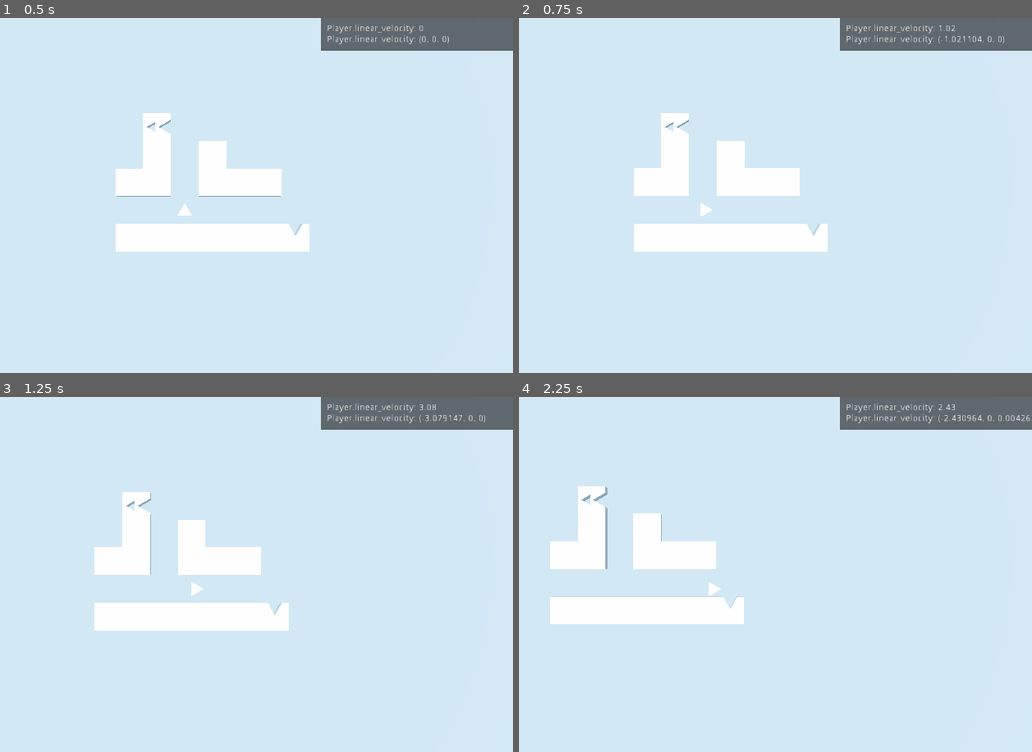
Above: before the commit, frames 1-4 (two rows, left to right).
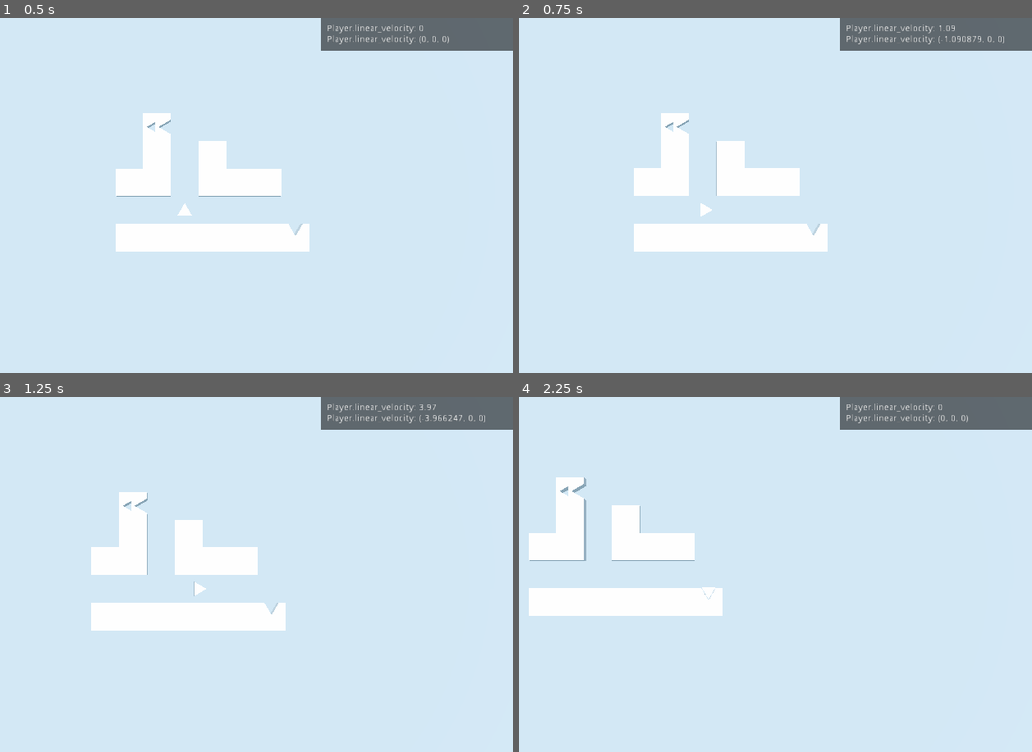
Above: after the commit, the same moments.

Repository: winston-yallow/primitives
Game: Godot game, scene res://levels/00_Test.tscn
Two runs of this game, one before a commit and one after it. Both use one fixed random seed, a clock stepped at 60 frames per second and the inputs below.
Inputs:
- Up to frame 1 (0.5 s): no input
- Up to frame 2 (0.75 s): tap Enter at 0.5 s; hold D (game_right) from 0.53 s (still down); hold Space (reappear) from 0.53 s (still down)
- Up to frame 3 (1.25 s): keep holding D (game_right); keep holding Space (reappear)
- Up to frame 4 (2.25 s): release D (game_right) at 1.28 s; release Space (reappear) at 1.28 s; hold S (game_backward) 1.28-2.03 s; tap Backspace at 1.35 s; hold D (game_right) from 2.03 s (still down); hold Space (reappear) from 2.03 s (still down)

Frame 1 is identical in both runs. In frame 2, less than 0.1% of the frame differs, in the area x 28-91%, y 2-60%; in frame 3, 0.8%; in frame 4, 6.5%, in the area x 1-100%, y 2-64%.

Commit message:
Adjust player collider for smooth collisions

Diff:
--- a/game/player/Player.tscn
+++ b/game/player/Player.tscn
@@ -7,7 +7,8 @@
 friction = 0.0
 
 [sub_resource type="CylinderShape" id=4]
-radius = 0.278196
+margin = 0.004
+radius = 0.224479
 height = 0.2
 
 [sub_resource type="SphereShape" id=3]
@@ -20,7 +21,6 @@
 axis_lock_angular_x = true
 axis_lock_angular_y = true
 axis_lock_angular_z = true
-linear_damp = 0.8
 angular_damp = 0.8
 script = ExtResource( 2 )
 
@@ -30,7 +30,7 @@
 material/0 = null
 
 [node name="CollisionShape" type="CollisionShape" parent="."]
-transform = Transform( -1, 0, -8.74228e-08, 0, 1, 0, 8.74228e-08, 0, -1, 0, 0, -0.0177527 )
+transform = Transform( -1, 0, -8.74228e-08, 0, 1, 0, 8.74228e-08, 0, -1, 0, 0, 0.00142585 )
 shape = SubResource( 4 )
 
 [node name="Detector" type="Area" parent="."]
